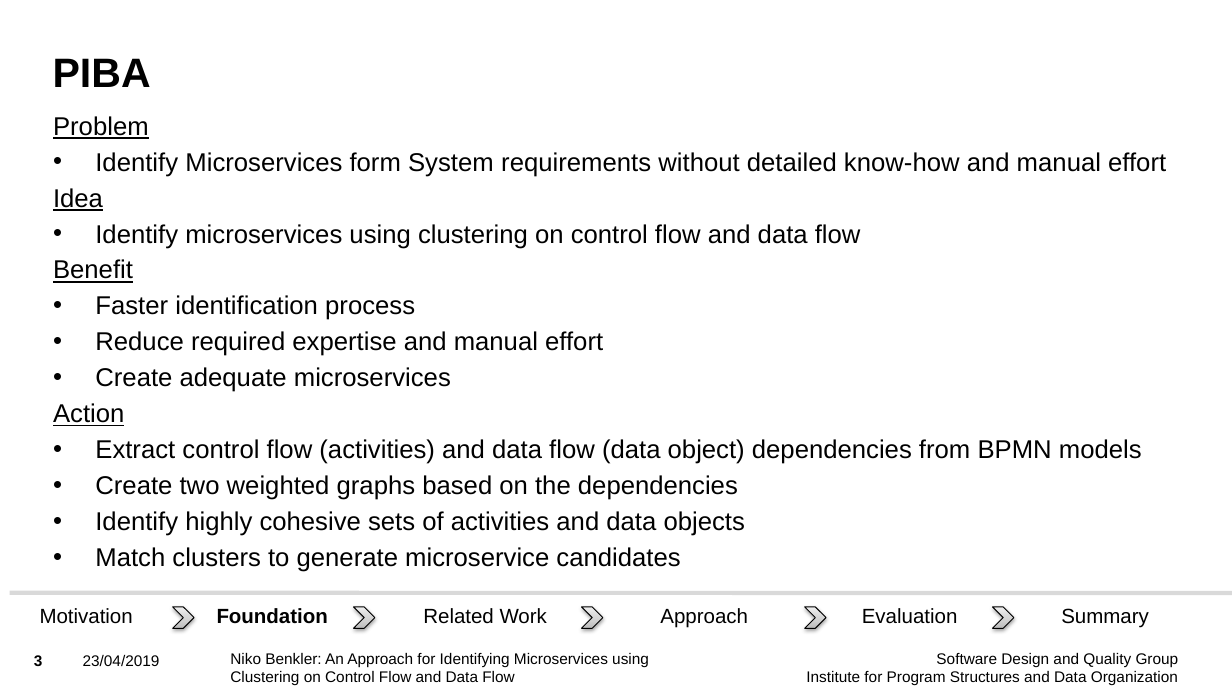
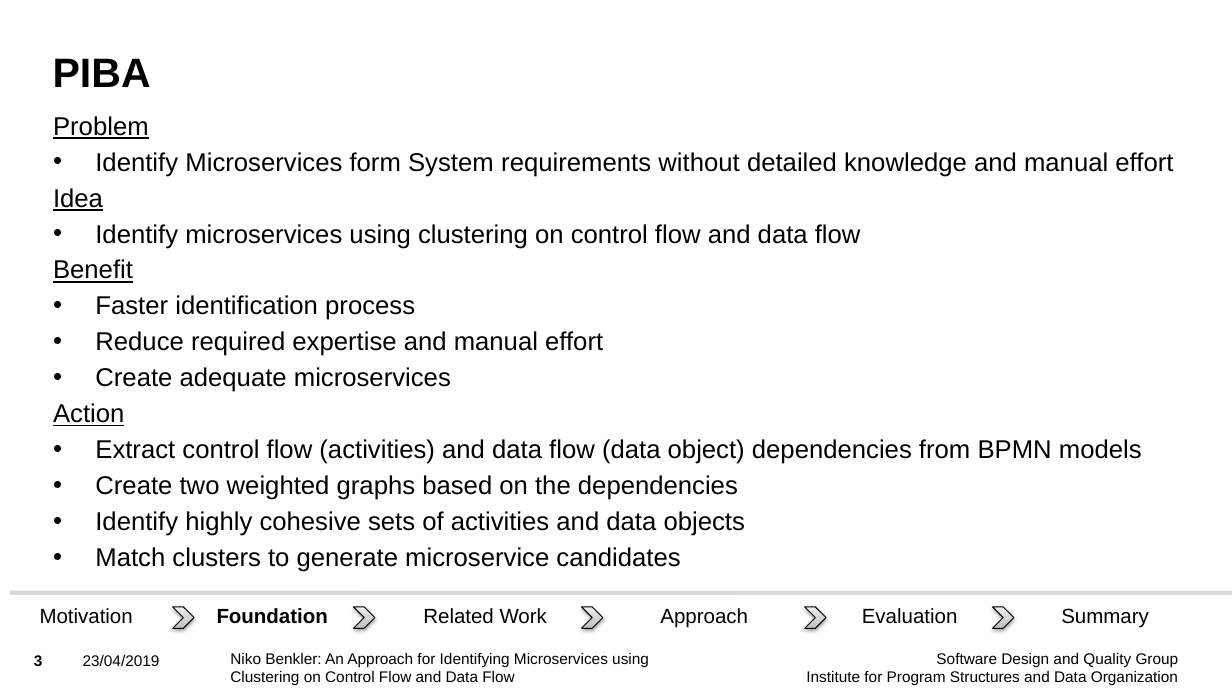
Before and after one commit to Benkler/BA, a slide deck: slide 3 of Vortrag/BA_Niko_Benkler_Presentation.pptx. Drawn at 1232x693 pixels with LibreOffice and Linux fonts; fonts in the diff are those of the drawing; background and template pictures are left out. Boxes give left, top, right and bottom in pixels: in the first picture for what was removed or moved away, otherwise in the second. Text is boxed around its words. In the diff, an @@ line names an element or a change of style, - is before the commit and + after.

```diff
--- a/Vortrag/BA_Niko_Benkler_Presentation.pptx
+++ b/Vortrag/BA_Niko_Benkler_Presentation.pptx
@@ text at [95, 152, 1173, 177]: text changed @@
-• Identify Microservices form System requirements without detailed know-how and manual effort
+• Identify Microservices form System requirements without detailed knowledge and manual effort
```
Also in this commit, not shown: 16 other slides changed, 3 slides removed, 8 other files.
